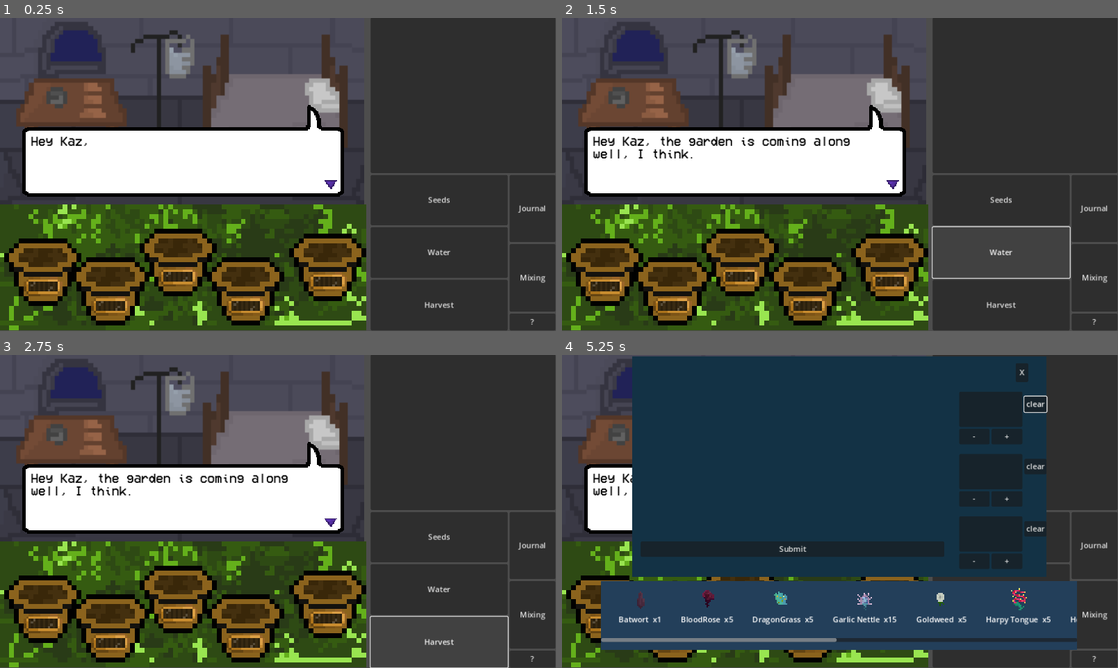
Above: before the commit, frames 1-4 (two rows, left to right).
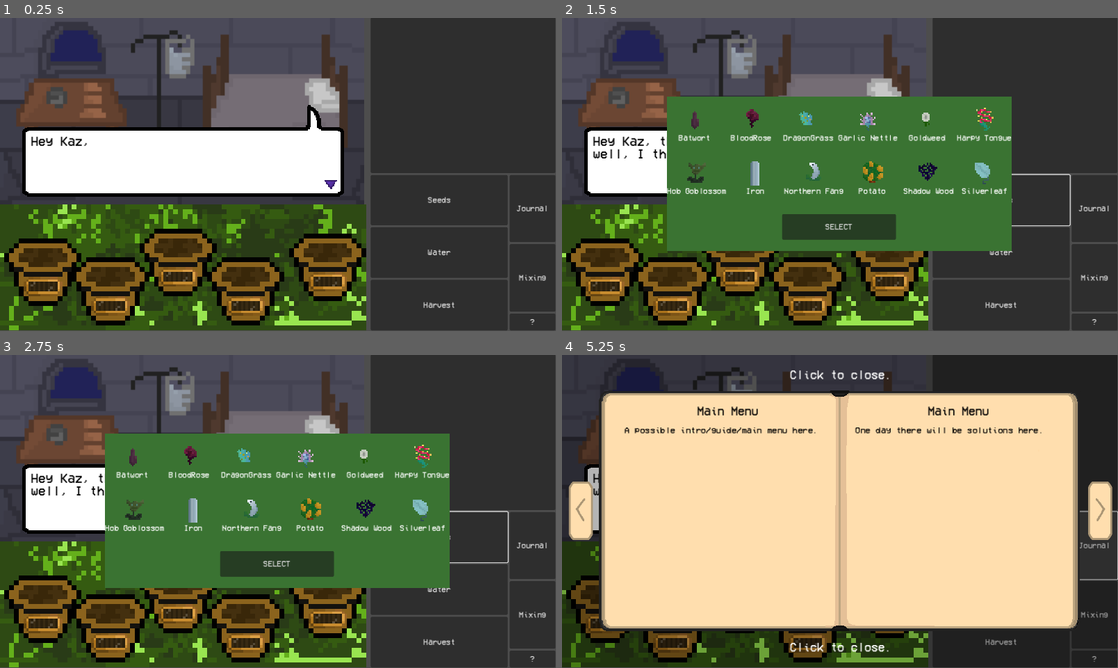
Above: after the commit, the same moments.

Repository: Chasmessian/Shadow-Alchemy
Game: Godot game, scene res://world.tscn
Two runs of this game, one before a commit and one after it. Both use one fixed random seed, a clock stepped at 60 frames per second and the inputs below.
Inputs (mouse positions are in pixels of both pictures, inside the frame that each line leads up to):
- Up to frame 1 (0.25 s): no input
- Up to frame 2 (1.5 s): click "Seeds" at 0.5 s; click "Water" at 1.25 s
- Up to frame 3 (2.75 s): click "Harvest" at 2 s
- Up to frame 4 (5.25 s): click "Mixing" at 2.75 s; click (840, 564) at 3.5 s, where only the run after the commit has a clickable "SELECT"; click (1034, 405) at 4.25 s, where only the run before the commit has a clickable "clear"; click "Journal" at 5 s

The runs differ from the first frame. In frame 1, 0.3% of the frame differs, in the area x 76-99%, y 57-98%; in frame 2, 30%; in frame 3, 30%; in frame 4, 85%, in the area x 0-100%, y 0-100%.
Error before the commit: Invalid call. Nonexistent function 'new' in base 'Nil'. (res://UI/MixingScene/itemSlot.gd:8)

Commit message:
Seed Selection

Diff:
--- a/Ingredients/Northern Fang/NorthernFang.tscn
+++ b/Ingredients/Northern Fang/NorthernFang.tscn
@@ -1,13 +1,6 @@
-[gd_scene load_steps=4 format=3 uid="uid://d1belk3may6vs"]
+[gd_scene load_steps=2 format=3 uid="uid://d1belk3may6vs"]
 
 [ext_resource type="Script" path="res://Ingredients/Northern Fang/NorthernFang.gd" id="1_f2kvr"]
-[ext_resource type="Texture2D" uid="uid://caq3xkf0jcyfa" path="res://Ingredients/Northern Fang/Northern Fang.png" id="2_fo1ye"]
-
-[sub_resource type="AtlasTexture" id="AtlasTexture_w8b1r"]
-atlas = ExtResource("2_fo1ye")
-region = Rect2(32, 0, 16, 16)
 
 [node name="NorthernFang" type="Node"]
 script = ExtResource("1_f2kvr")
-image = SubResource("AtlasTexture_w8b1r")
-label = "Northern Fang"
--- a/Ingredients/Northern Fang/northern_fang_plant.tscn
+++ b/Ingredients/Northern Fang/northern_fang_plant.tscn
@@ -39,5 +39,3 @@
 [node name="AnimatedSprite2D" parent="." index="0"]
 position = Vector2(-0.5, -5)
 sprite_frames = SubResource("SpriteFrames_leyd0")
-frame = 1
-frame_progress = 0.37607
--- a/LowerUIButtons.gd
+++ b/LowerUIButtons.gd
@@ -1,6 +1,8 @@
 extends HBoxContainer
 func ChangeMode(mode):
 	Garden.mode = mode
+	if(mode=="plant"):
+		World.instance.changeMenu(load("res://UI/Seed Selection/Seed Selection.tscn"))
 func openJournal():
 	World.instance.changeMenu(load("res://journal.tscn"))
 func openMixing():
--- a/UI/MixingScene/Mixing.gd
+++ b/UI/MixingScene/Mixing.gd
@@ -11,19 +11,19 @@
 		i.subtracted.connect(slotSubtracted)
 	#testing purposes
 	#
-	Inventory.add(Batwort, 1)
-	Inventory.add(BloodRose, 5)
-	Inventory.add(DragonGrass, 5)
-	Inventory.add(GarlicNettle, 15)
-	Inventory.add(GoldWeed,5)
-	Inventory.add(HarpyTongue,5)
-	Inventory.add(HobGoblossom,5)
-	Inventory.add(Iron,5)
-	Inventory.add(NorthernFang,5)
-	Inventory.add(Potato,5)
-	Inventory.add(ShadowWood,5)
-	Inventory.add(Silverleaf,5)
-
+	#Inventory.add(Batwort, 1)
+	#Inventory.add(BloodRose, 5)
+	#Inventory.add(DragonGrass, 5)
+	#Inventory.add(GarlicNettle, 15)
+	#Inventory.add(GoldWeed,5)
+	#Inventory.add(HarpyTongue,5)
+	#Inventory.add(HobGoblossom,5)
+	#Inventory.add(Iron,5)
+	#Inventory.add(NorthernFang,5)
+	#Inventory.add(Potato,5)
+	#Inventory.add(ShadowWood,5)
+	#Inventory.add(Silverleaf,5)
+	#
 
 
 
--- a/UI/MixingScene/draggedItem.tscn
+++ b/UI/MixingScene/draggedItem.tscn
@@ -14,6 +14,7 @@
 size_flags_horizontal = 3
 size_flags_vertical = 3
 mouse_filter = 2
+mouse_default_cursor_shape = 6
 texture = ExtResource("1_q1xyw")
 stretch_mode = 4
 script = ExtResource("2_pi8lm")
--- a/UI/MixingScene/itemSlot.tscn
+++ b/UI/MixingScene/itemSlot.tscn
@@ -1,13 +1,18 @@
-[gd_scene load_steps=3 format=3 uid="uid://coujcuc75cc0n"]
+[gd_scene load_steps=5 format=3 uid="uid://coujcuc75cc0n"]
 
 [ext_resource type="Script" path="res://UI/MixingScene/itemSlot.gd" id="1_s0iyx"]
 [ext_resource type="Texture2D" uid="uid://b0i7oipxd0pj6" path="res://Ingredients/Dragongrass/DragonGrass.tres" id="2_bkouo"]
+[ext_resource type="FontFile" uid="uid://qxc36i5l7jjy" path="res://UI/JournalScene/VCR_OSD_MONO_1.001.ttf" id="3_sfx8a"]
+
+[sub_resource type="LabelSettings" id="LabelSettings_0rp35"]
+font = ExtResource("3_sfx8a")
 
 [node name="ItemSlot" type="VBoxContainer"]
 offset_right = 16.0
 offset_bottom = 43.0
 size_flags_horizontal = 0
 size_flags_vertical = 3
+mouse_default_cursor_shape = 6
 script = ExtResource("1_s0iyx")
 
 [node name="TextureRect" type="TextureRect" parent="."]
@@ -24,5 +29,7 @@
 layout_mode = 2
 size_flags_vertical = 3
 text = "ITEM"
+label_settings = SubResource("LabelSettings_0rp35")
+horizontal_alignment = 1
 
 [connection signal="gui_input" from="." to="." method="_on_gui_input"]
--- a/UI/MixingScene/mixing_slot.tscn
+++ b/UI/MixingScene/mixing_slot.tscn
@@ -59,7 +59,7 @@
 layout_mode = 2
 size_flags_horizontal = 4
 size_flags_vertical = 4
-text = "clear"
+text = "CLEAR"
 
 [node name="Control2" type="Control" parent="VBoxContainer2"]
 layout_mode = 2
--- /dev/null
+++ b/UI/Seed Selection/Seed Selection.gd
@@ -0,0 +1,38 @@
+class_name SeedSelection
+extends Node2D
+
+static var seedToPlant = {
+	Batwort : "res://Ingredients/Batwort/batwortPlant.tscn",
+	BloodRose : "res://Ingredients/blood rose/blood_rose_plant.tscn",
+	DragonGrass : "res://Ingredients/Dragongrass/dragon_grass_plant.tscn",
+	GarlicNettle : "res://Ingredients/garlic nettle/garlic_nettle_plant.tscn",
+	GoldWeed : "res://Ingredients/goldweed/goldweed_plant.tscn",
+	HarpyTongue : "res://Ingredients/harpy tongue/harpy_tongue_plant.tscn",
+	HobGoblossom : "res://Ingredients/Hob Goblossom/hob_goblossom_plant.tscn",
+	Iron : "res://Ingredients/Iron/iron_plant.tscn",
+	NorthernFang : "res://Ingredients/Northern Fang/northern_fang_plant.tscn",
+	Potato : "res://Ingredients/potato/potato_plant.tscn",
+	ShadowWood : "res://Ingredients/ShadowWood/shadow_wood_plant.tscn",
+	Silverleaf : "res://Ingredients/silverleaf/silverleaf_plant.tscn"
+}
+
+var selected = null
+
+func _ready():
+	var topRow = $"HBoxContainer/VBoxContainer/PanelContainer/VBoxContainer/Top Seed Row"
+	for i in range(topRow.get_child_count()):
+		topRow.get_child(i).selected.connect(highlight)
+	var bottomRow = $"HBoxContainer/VBoxContainer/PanelContainer/VBoxContainer/Bottom Seed Row"
+	for i in range(bottomRow.get_child_count()):
+		bottomRow.get_child(i).selected.connect(highlight)
+
+func highlight(ingredient):
+	print(ingredient)
+	selected = ingredient
+
+func selectIngredient():
+	if(selected!=null):
+		Garden.selectedSeed = load(seedToPlant[selected])
+	call_deferred("close")
+func close():
+	World.instance.closeMenu()
--- /dev/null
+++ b/UI/Seed Selection/Seed Selection.tscn
@@ -0,0 +1,149 @@
+[gd_scene load_steps=15 format=3 uid="uid://cg4s2myba36yg"]
+
+[ext_resource type="PackedScene" uid="uid://divqcygwjniho" path="res://UI/Seed Selection/seedSlot.tscn" id="1_0q3qw"]
+[ext_resource type="Script" path="res://UI/Seed Selection/Seed Selection.gd" id="1_mfe30"]
+[ext_resource type="Script" path="res://Ingredients/blood rose/BloodRose.gd" id="4_lfeo2"]
+[ext_resource type="Script" path="res://Ingredients/Dragongrass/DragonGrass.gd" id="5_nblcd"]
+[ext_resource type="Script" path="res://Ingredients/garlic nettle/GarlicNettle.gd" id="6_kms11"]
+[ext_resource type="Script" path="res://Ingredients/goldweed/GoldWeed.gd" id="7_dmiei"]
+[ext_resource type="Script" path="res://Ingredients/harpy tongue/Harpy Tongue.gd" id="8_65rxt"]
+[ext_resource type="Script" path="res://Ingredients/Hob Goblossom/Hob Goblossom.gd" id="9_ttyu0"]
+[ext_resource type="Script" path="res://Ingredients/Iron/Iron.gd" id="10_1rkad"]
+[ext_resource type="Script" path="res://Ingredients/Northern Fang/NorthernFang.gd" id="11_4jqc8"]
+[ext_resource type="Script" path="res://Ingredients/potato/Potato.gd" id="12_838gu"]
+[ext_resource type="Script" path="res://Ingredients/ShadowWood/shadow_wood.gd" id="13_y2118"]
+[ext_resource type="Script" path="res://Ingredients/silverleaf/silverleaf.gd" id="14_rkkuy"]
+
+[sub_resource type="StyleBoxFlat" id="StyleBoxFlat_cmhha"]
+bg_color = Color(0.226236, 0.451365, 0.195372, 1)
+
+[node name="SeedSelection" type="Node2D"]
+script = ExtResource("1_mfe30")
+
+[node name="HBoxContainer" type="HBoxContainer" parent="."]
+offset_right = 1152.0
+offset_bottom = 648.0
+size_flags_horizontal = 3
+size_flags_vertical = 3
+mouse_filter = 0
+
+[node name="Control3" type="Control" parent="HBoxContainer"]
+layout_mode = 2
+size_flags_horizontal = 3
+size_flags_stretch_ratio = 0.3
+
+[node name="VBoxContainer" type="VBoxContainer" parent="HBoxContainer"]
+layout_mode = 2
+size_flags_horizontal = 3
+mouse_filter = 2
+
+[node name="Control" type="Control" parent="HBoxContainer/VBoxContainer"]
+layout_mode = 2
+size_flags_vertical = 3
+size_flags_stretch_ratio = 0.5
+
+[node name="PanelContainer" type="PanelContainer" parent="HBoxContainer/VBoxContainer"]
+layout_mode = 2
+size_flags_vertical = 3
+mouse_filter = 2
+theme_override_styles/panel = SubResource("StyleBoxFlat_cmhha")
+
+[node name="VBoxContainer" type="VBoxContainer" parent="HBoxContainer/VBoxContainer/PanelContainer"]
+layout_mode = 2
+mouse_filter = 2
+
+[node name="Control2" type="Control" parent="HBoxContainer/VBoxContainer/PanelContainer/VBoxContainer"]
+layout_mode = 2
+size_flags_vertical = 3
+size_flags_stretch_ratio = 0.18
+
+[node name="Top Seed Row" type="HBoxContainer" parent="HBoxContainer/VBoxContainer/PanelContainer/VBoxContainer"]
+layout_mode = 2
+size_flags_vertical = 3
+mouse_filter = 2
+
+[node name="SeedSlot" parent="HBoxContainer/VBoxContainer/PanelContainer/VBoxContainer/Top Seed Row" instance=ExtResource("1_0q3qw")]
+layout_mode = 2
+
+[node name="SeedSlot2" parent="HBoxContainer/VBoxContainer/PanelContainer/VBoxContainer/Top Seed Row" instance=ExtResource("1_0q3qw")]
+layout_mode = 2
+ingredient = ExtResource("4_lfeo2")
+
+[node name="SeedSlot3" parent="HBoxContainer/VBoxContainer/PanelContainer/VBoxContainer/Top Seed Row" instance=ExtResource("1_0q3qw")]
+layout_mode = 2
+ingredient = ExtResource("5_nblcd")
+
+[node name="SeedSlot4" parent="HBoxContainer/VBoxContainer/PanelContainer/VBoxContainer/Top Seed Row" instance=ExtResource("1_0q3qw")]
+layout_mode = 2
+ingredient = ExtResource("6_kms11")
+
+[node name="SeedSlot5" parent="HBoxContainer/VBoxContainer/PanelContainer/VBoxContainer/Top Seed Row" instance=ExtResource("1_0q3qw")]
+layout_mode = 2
+ingredient = ExtResource("7_dmiei")
+
+[node name="SeedSlot6" parent="HBoxContainer/VBoxContainer/PanelContainer/VBoxContainer/Top Seed Row" instance=ExtResource("1_0q3qw")]
+layout_mode = 2
+ingredient = ExtResource("8_65rxt")
+
+[node name="Bottom Seed Row" type="HBoxContainer" parent="HBoxContainer/VBoxContainer/PanelContainer/VBoxContainer"]
+layout_mode = 2
+size_flags_vertical = 3
+
+[node name="SeedSlot" parent="HBoxContainer/VBoxContainer/PanelContainer/VBoxContainer/Bottom Seed Row" instance=ExtResource("1_0q3qw")]
+layout_mode = 2
+ingredient = ExtResource("9_ttyu0")
+
+[node name="SeedSlot2" parent="HBoxContainer/VBoxContainer/PanelContainer/VBoxContainer/Bottom Seed Row" instance=ExtResource("1_0q3qw")]
+layout_mode = 2
+ingredient = ExtResource("10_1rkad")
+
+[node name="SeedSlot3" parent="HBoxContainer/VBoxContainer/PanelContainer/VBoxContainer/Bottom Seed Row" instance=ExtResource("1_0q3qw")]
+layout_mode = 2
+ingredient = ExtResource("11_4jqc8")
+
+[node name="SeedSlot4" parent="HBoxContainer/VBoxContainer/PanelContainer/VBoxContainer/Bottom Seed Row" instance=ExtResource("1_0q3qw")]
+layout_mode = 2
+ingredient = ExtResource("12_838gu")
+
+[node name="SeedSlot5" parent="HBoxContainer/VBoxContainer/PanelContainer/VBoxContainer/Bottom Seed Row" instance=ExtResource("1_0q3qw")]
+layout_mode = 2
+ingredient = ExtResource("13_y2118")
+
+[node name="SeedSlot6" parent="HBoxContainer/VBoxContainer/PanelContainer/VBoxContainer/Bottom Seed Row" instance=ExtResource("1_0q3qw")]
+layout_mode = 2
+ingredient = ExtResource("14_rkkuy")
+
+[node name="Select Button" type="HBoxContainer" parent="HBoxContainer/VBoxContainer/PanelContainer/VBoxContainer"]
+layout_mode = 2
+size_flags_vertical = 3
+size_flags_stretch_ratio = 0.5
+
+[node name="Control" type="Control" parent="HBoxContainer/VBoxContainer/PanelContainer/VBoxContainer/Select Button"]
+layout_mode = 2
+size_flags_horizontal = 3
+
+[node name="Select" type="Button" parent="HBoxContainer/VBoxContainer/PanelContainer/VBoxContainer/Select Button"]
+layout_mode = 2
+size_flags_horizontal = 3
+text = "SELECT"
+
+[node name="Control2" type="Control" parent="HBoxContainer/VBoxContainer/PanelContainer/VBoxContainer/Select Button"]
+layout_mode = 2
+size_flags_horizontal = 3
+
+[node name="Control" type="Control" parent="HBoxContainer/VBoxContainer/PanelContainer/VBoxContainer"]
+layout_mode = 2
+size_flags_vertical = 3
+size_flags_stretch_ratio = 0.18
+
+[node name="Control2" type="Control" parent="HBoxContainer/VBoxContainer"]
+layout_mode = 2
+size_flags_vertical = 3
+size_flags_stretch_ratio = 0.5
+
+[node name="Control2" type="Control" parent="HBoxContainer"]
+layout_mode = 2
+size_flags_horizontal = 3
+size_flags_stretch_ratio = 0.3
+
+[connection signal="pressed" from="HBoxContainer/VBoxContainer/PanelContainer/VBoxContainer/Select Button/Select" to="." method="selectIngredient"]
--- /dev/null
+++ b/UI/Seed Selection/seedSlot.gd
@@ -0,0 +1,12 @@
+extends VBoxContainer
+@export var ingredient : Script = null
+signal selected(ingred)
+func _on_gui_input(event):
+	if(Input.is_action_just_pressed("click")):
+		print("E")
+		selected.emit(ingredient)
+
+func _ready():
+	var made = ingredient.new()
+	$TextureRect.texture = made.texture
+	$Label.text = made.label
--- /dev/null
+++ b/UI/Seed Selection/seedSlot.tscn
@@ -0,0 +1,31 @@
+[gd_scene load_steps=4 format=3 uid="uid://divqcygwjniho"]
+
+[ext_resource type="Texture2D" uid="uid://b0i7oipxd0pj6" path="res://Ingredients/Dragongrass/DragonGrass.tres" id="1_015jg"]
+[ext_resource type="Script" path="res://UI/Seed Selection/seedSlot.gd" id="1_hamde"]
+[ext_resource type="Script" path="res://Ingredients/Batwort/Batwort.gd" id="2_ka1bg"]
+
+[node name="ItemSlot" type="VBoxContainer"]
+offset_right = 80.0
+offset_bottom = 43.0
+size_flags_horizontal = 6
+size_flags_vertical = 3
+script = ExtResource("1_hamde")
+ingredient = ExtResource("2_ka1bg")
+
+[node name="TextureRect" type="TextureRect" parent="."]
+texture_filter = 1
+layout_mode = 2
+size_flags_horizontal = 4
+size_flags_vertical = 3
+texture = ExtResource("1_015jg")
+expand_mode = 3
+stretch_mode = 4
+
+[node name="Label" type="Label" parent="."]
+custom_minimum_size = Vector2(80, 0)
+layout_mode = 2
+size_flags_vertical = 3
+text = "ITEM"
+horizontal_alignment = 1
+
+[connection signal="gui_input" from="." to="." method="_on_gui_input"]
--- a/project.godot
+++ b/project.godot
@@ -19,6 +19,10 @@
 
 window/stretch/mode="canvas_items"
 
+[gui]
+
+theme/custom_font="res://UI/JournalScene/VCR_OSD_MONO_1.001.ttf"
+
 [input]
 
 click={
Not shown, added: UI/Seed Selection/See3F60.tmp
